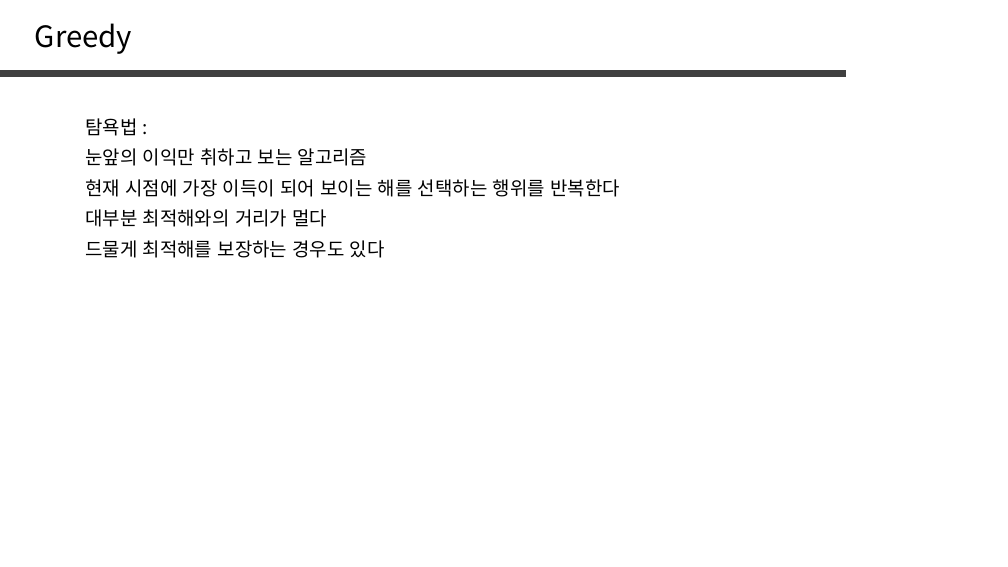
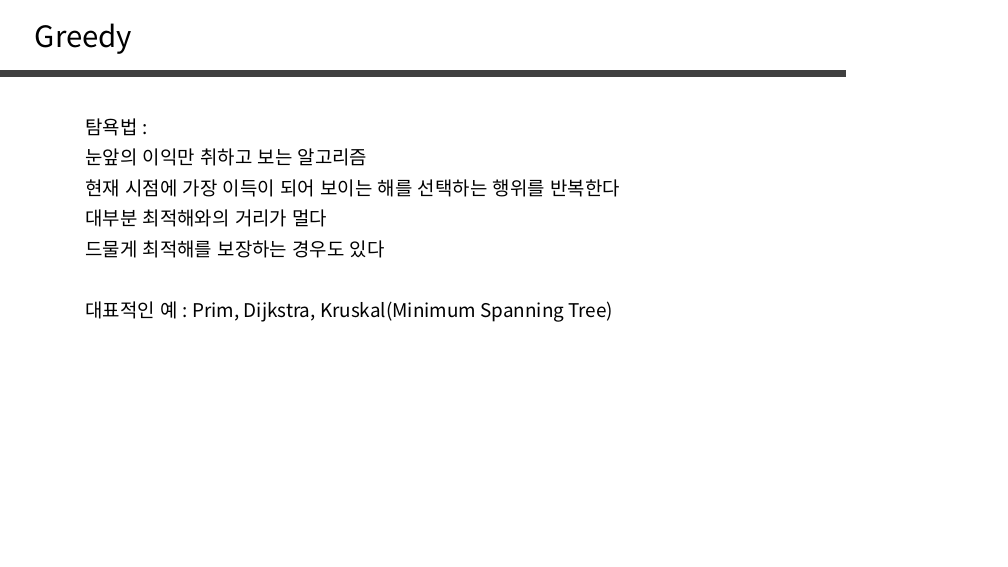
Before and after one commit to jaehoo1/PS-study, a slide deck: slide 3 of study/6_Greedy.pptx. Drawn at 1008x567 pixels with LibreOffice and Linux fonts; fonts in the diff are those of the drawing. Boxes give left, top, right and bottom in pixels: in the first picture for what was removed or moved away, otherwise in the second. Text is boxed around its words. In the diff, an @@ line names an element or a change of style, - is before the commit and + after.

```diff
--- a/study/6_Greedy.pptx
+++ b/study/6_Greedy.pptx
@@ text added at [85, 301, 613, 322], 18 pt, text #000000 @@
+대표적인 예 : Prim, Dijkstra, Kruskal(Minimum Spanning Tree)
```
Also in this commit, not shown: 2 other slides changed, 10 slides added, 11 slides removed.
